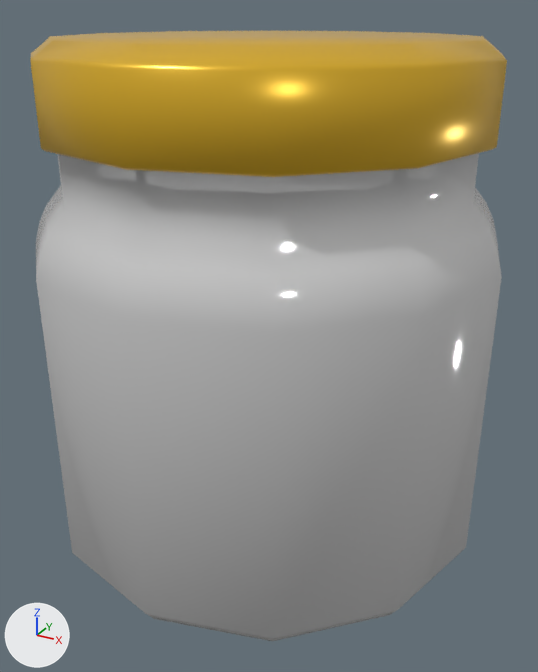
Renders of the glTF model project/assets/models/BottleFood02.glb from each side of a commit.
Rendered twice from a 50 mm camera at (0.185, -0.335, 0.181) aimed at (0.004, -0.006, 0.017). The axes (+X, +Y, +Z) are drawn at lower left. The lights are the same throughout. Vertices at the same position are counted once.

In view in the first picture: 'Body'.
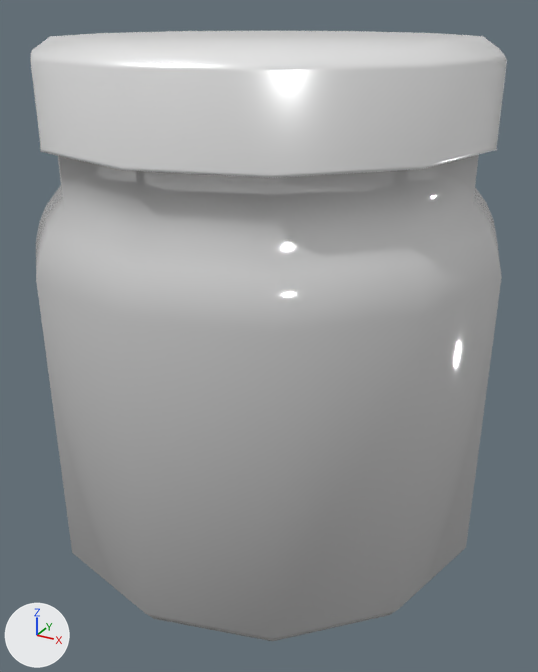
Where the change shows, as pixel boxes (x1, y1, x2, y2) in the pictures (538 x 672 px; the box of a moved part takes in the faces that stretch with it):
'Body', recoloured, reshaped (yellow to white): (30, 31, 507, 642) in both
part 1 of me_cylinder, moved or reshaped: before (30, 37, 507, 177); after (30, 37, 507, 178)

Diff of the bpy script that builds the scene:
```diff
--- a/project/assets/models/BottleFood02.glb.py
+++ b/project/assets/models/BottleFood02.glb.py
@@ mat_bottlefood02lid @@
 mat_bottlefood02lid = principled_material('BottleFood02Lid')
-mat_bottlefood02lid.base_color = (0.8, 0.481, 0.0249)  # yellow #e7b82c
+mat_bottlefood02lid.base_color = (1.0, 1.0, 1.0)  # white #ffffff
 mat_bottlefood02lid.metallic = 0.408
@@ me_cylinder @@
 me_cylinder.from_pydata(...)  # 252 vertices, 496 faces; spans x -0.122..0.122, y -0.122..0.122, z -0.12..0.152
-me_cylinder.vertices[1].co = (0.0, 0.111, 0.108)
-me_cylinder.vertices[2].co = (-0.056, 0.096, 0.108)
-me_cylinder.vertices[8].co = (0.096, 0.056, 0.108)
-me_cylinder.vertices[9].co = (0.056, 0.096, 0.108)
-me_cylinder.vertices[12].co = (-0.111, 0.0, 0.108)
-me_cylinder.vertices[13].co = (-0.096, -0.056, 0.108)
-me_cylinder.vertices[16].co = (0.0, -0.111, 0.108)  # pixel (125, 169)
-me_cylinder.vertices[17].co = (0.056, -0.096, 0.108)  # pixel (273, 177)
-me_cylinder.vertices[18].co = (0.0, -0.113, 0.109)  # pixel (122, 166)
-me_cylinder.vertices[19].co = (0.111, 0.0, 0.108)  # pixel (492, 149)
-me_cylinder.vertices[22].co = (-0.096, 0.056, 0.108)
-me_cylinder.vertices[24].co = (-0.056, -0.096, 0.108)  # pixel (44, 151)
-me_cylinder.vertices[25].co = (0.096, -0.056, 0.108)  # pixel (418, 168)
-me_cylinder.vertices[26].co = (-0.096, -0.055, 0.146)  # pixel (35, 49)
-me_cylinder.vertices[27].co = (-0.055, -0.096, 0.146)  # pixel (36, 56)
-me_cylinder.vertices[50].co = (0.055, -0.096, 0.146)  # pixel (273, 65)
-me_cylinder.vertices[51].co = (0.096, -0.055, 0.146)  # pixel (424, 62)
-me_cylinder.vertices[52].co = (0.0, 0.11, 0.146)
-me_cylinder.vertices[53].co = (-0.055, 0.096, 0.146)
-me_cylinder.vertices[54].co = (0.096, 0.055, 0.146)  # pixel (496, 49)
-me_cylinder.vertices[55].co = (0.055, 0.096, 0.146)
-me_cylinder.vertices[56].co = (-0.11, 0.0, 0.146)
-me_cylinder.vertices[57].co = (0.0, -0.11, 0.146)  # pixel (119, 62)
-me_cylinder.vertices[58].co = (0.11, 0.0, 0.146)  # pixel (501, 55)
-me_cylinder.vertices[59].co = (-0.096, 0.055, 0.146)
+# me_cylinder part 1
+for i in [20, 21, 23]: me_cylinder.vertices[i].co += Vector((0.0, 0.0, -0.001))
+me_cylinder.vertices[1].co = (0.0, 0.113, 0.108)
+me_cylinder.vertices[2].co = (-0.057, 0.098, 0.108)
+me_cylinder.vertices[8].co = (0.098, 0.057, 0.108)
+me_cylinder.vertices[9].co = (0.057, 0.098, 0.108)
+me_cylinder.vertices[12].co = (-0.113, 0.0, 0.108)
+me_cylinder.vertices[13].co = (-0.098, -0.057, 0.108)  # pixel (39, 131)
+me_cylinder.vertices[16].co = (0.0, -0.113, 0.109)  # pixel (122, 166)
+me_cylinder.vertices[17].co = (0.0, -0.113, 0.108)  # pixel (122, 170)
+me_cylinder.vertices[18].co = (0.057, -0.098, 0.108)  # pixel (273, 178)
+me_cylinder.vertices[19].co = (0.113, 0.0, 0.109)  # pixel (496, 146)
+me_cylinder.vertices[22].co = (-0.098, 0.056, 0.109)
+me_cylinder.vertices[24].co = (-0.056, -0.098, 0.109)  # pixel (40, 148)
+me_cylinder.vertices[25].co = (0.098, -0.057, 0.108)  # pixel (421, 169)
+me_cylinder.vertices[26].co = (-0.097, -0.056, 0.146)  # pixel (32, 49)
+me_cylinder.vertices[27].co = (-0.056, -0.097, 0.146)  # pixel (32, 56)
+me_cylinder.vertices[50].co = (0.056, -0.097, 0.146)  # pixel (273, 65)
+me_cylinder.vertices[51].co = (0.097, -0.056, 0.146)  # pixel (427, 62)
+me_cylinder.vertices[52].co = (0.0, 0.112, 0.146)
+me_cylinder.vertices[53].co = (-0.056, 0.097, 0.146)
+me_cylinder.vertices[54].co = (0.097, 0.056, 0.146)  # pixel (499, 49)
+me_cylinder.vertices[55].co = (0.056, 0.097, 0.146)
+me_cylinder.vertices[56].co = (-0.112, 0.0, 0.146)
+me_cylinder.vertices[57].co = (0.0, -0.112, 0.146)  # pixel (116, 62)
+me_cylinder.vertices[58].co = (0.112, 0.0, 0.146)  # pixel (504, 55)
+me_cylinder.vertices[59].co = (-0.097, 0.056, 0.146)
 me_cylinder.materials.append(mat_bottlefood02lid)
```
